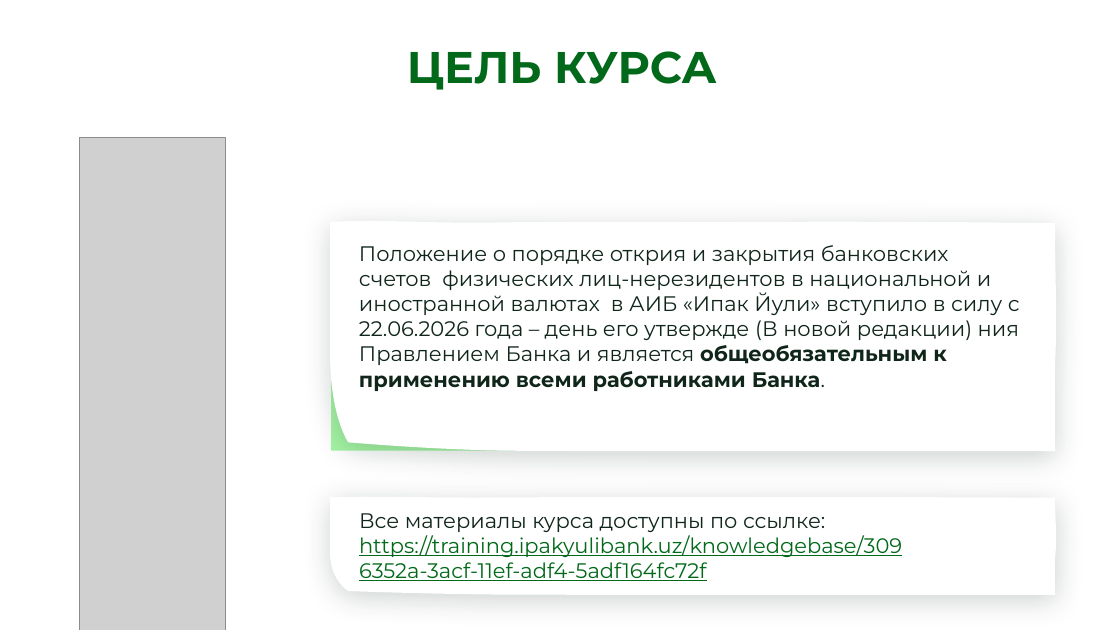
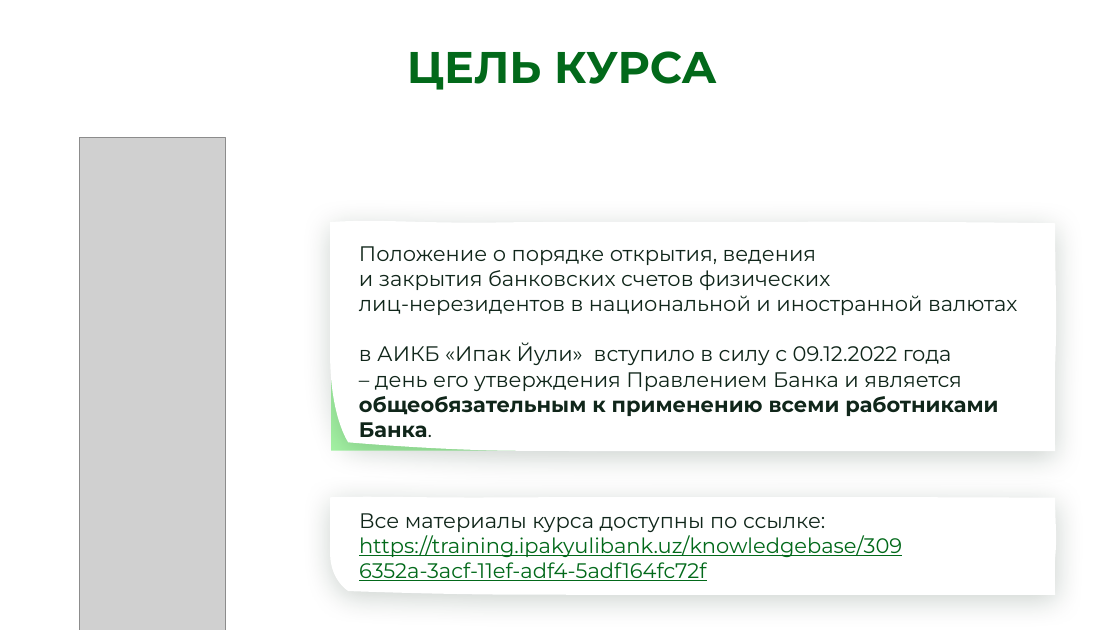
Before and after one commit to pusijuice5-coder/-1, a slide deck: slide 6 of OVZ_kurs_nerezidenty_novyj_dizajn.pptx. Drawn at 1120x630 pixels with LibreOffice and Linux fonts; fonts in the diff are those of the drawing; grey boxes stand for pictures; background and template pictures are left out. Boxes give left, top, right and bottom in pixels: in the first picture for what was removed or moved away, otherwise in the second. Text is boxed around its words. In the diff, an @@ line names an element or a change of style, - is before the commit and + after.

```diff
--- a/OVZ_kurs_nerezidenty_novyj_dizajn.pptx
+++ b/OVZ_kurs_nerezidenty_novyj_dizajn.pptx
@@ text at [359, 246, 1017, 416]: text changed @@
-Положение о порядке открия и закрытия банковских счетов физических лиц-нерезидентов в национальной и иностранной валютах в АИБ «Ипак Йули» вступило в силу с 22.06.2026 года – день его утвержде (В новой редакции) ния Правлением Банка и является общеобязательным к применению всеми работниками Банка.
+Положение о порядке открытия, ведения
+и закрытия банковских счетов физических
+лиц-нерезидентов в национальной и иностранной валютах
+в АИКБ «Ипак Йули» вступило в силу с 09.12.2022 года
+– день его утверждения Правлением Банка и является общеобязательным к применению всеми работниками Банка.
```
Also in this commit, not shown: 27 other slides changed, 3 other files.
